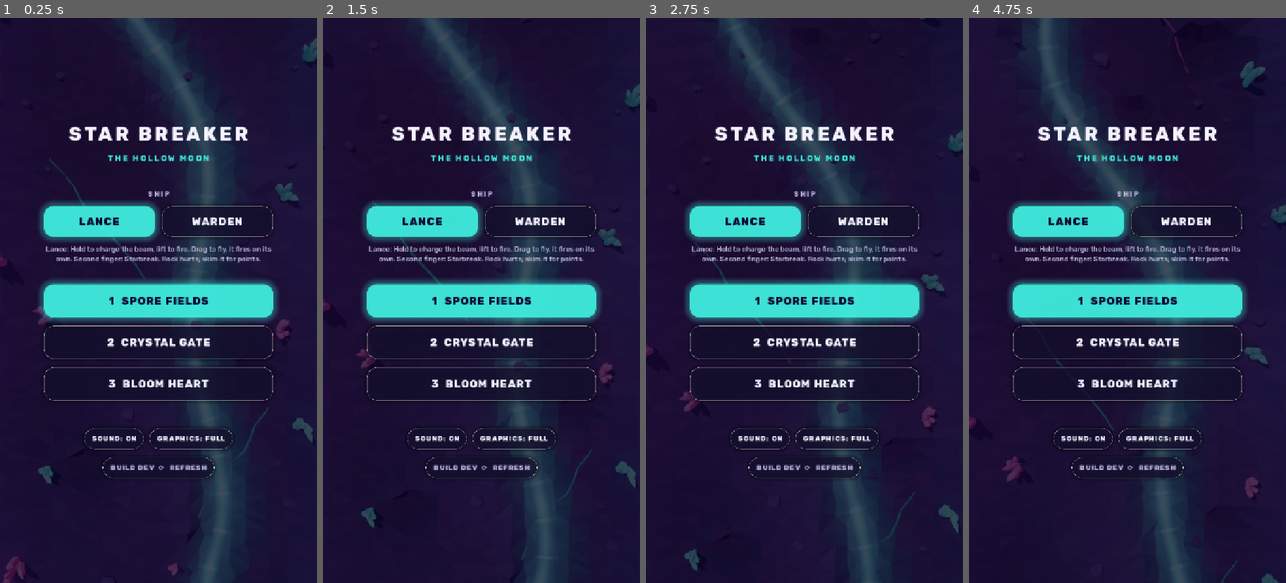
Above: before the commit, frames 1-4 (left to right).
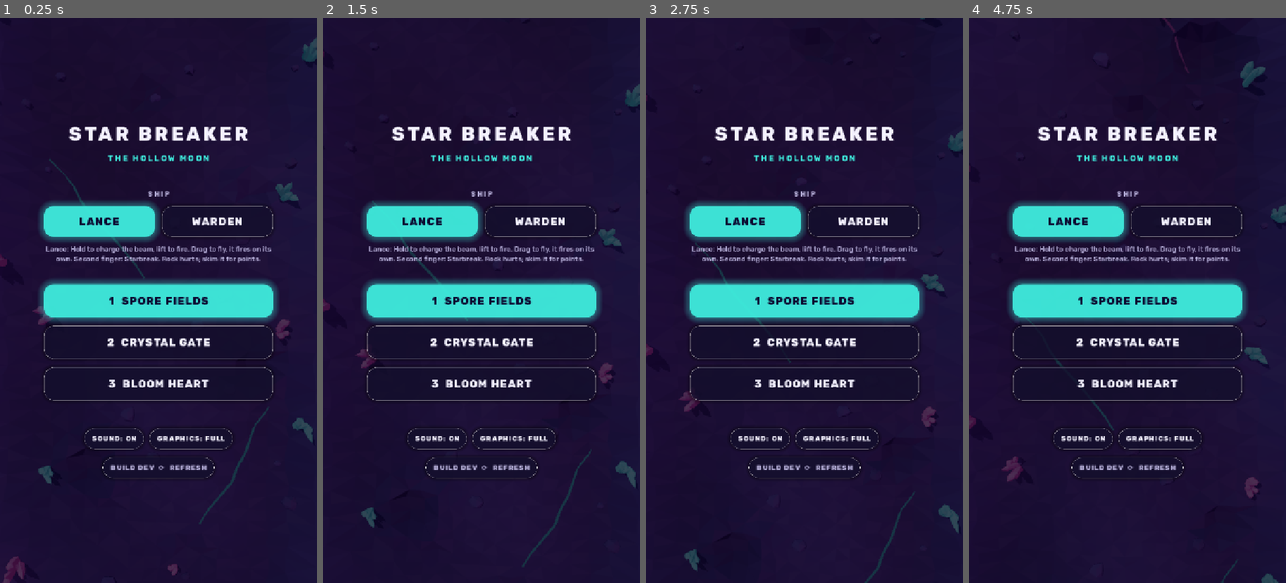
Above: after the commit, the same moments.

Repository: guillaumefont/games
Game: Godot game, scene res://scenes/boot.tscn
Two runs of this game, one before a commit and one after it. Both use one fixed random seed, a clock stepped at 60 frames per second and the inputs below.
Inputs (mouse positions are in pixels of both pictures, inside the frame that each line leads up to):
- Up to frame 1 (0.25 s): no input
- Up to frame 2 (1.5 s): drag from (481, 300) to (513, 176) at 0.52 s; click "LANCE" at 1.25 s
- Up to frame 3 (2.75 s): drag from (741, 328) to (788, 413) at 2.02 s
- Up to frame 4 (4.75 s): move the mouse to (1159, 176) at 2.77 s; hold Right 2.78-3.5 s; hold X 2.78-3.5 s; drag from (1111, 413) to (1032, 215) at 3.52 s; move the mouse to (1222, 385) at 4.27 s; hold Left from 4.28 s (still down); hold C from 4.28 s (still down); tap Space at 4.52 s

The runs differ from the first frame. In frame 1, 7.5% of the frame differs, in the area x 39-81%, y 0-100%; in frame 2, 7.1%; in frame 3, 7.0%; in frame 4, 7.1%.

Commit message:
Star Breaker: neon rivers run across the screen, so the ship crosses them
Co-Authored-By: Claude Opus 5.5 <noreply@anthropic.com>
Claude-Session: https://claude.ai/code/session_01VxP4fpoxk96DfLK7mWdjr1

Diff:
--- a/star-breaker/scripts/terrain.gd
+++ b/star-breaker/scripts/terrain.gd
@@ -95,38 +95,54 @@
 		if d < 1.0:
 			h -= float(cr[3]) * (1.0 - d * d)
 		h += float(cr[3]) * 0.55 * exp(-pow((d - 1.0) / 0.28, 2.0))
-	# the neon river cuts its bed through everything
-	var rd := x - river_x(wy)
-	if absf(rd) < 40.0:
+	# neon rivers cut their beds right across the floor
+	var rd := river_dy(x, wy)
+	if absf(rd.x) < 40.0:
 		# a flat bed between sloping banks
-		var carve := 1.0 - smoothstep(RIVER_BANK * 0.55, RIVER_BANK * 1.5, absf(rd))
+		var carve := 1.0 - smoothstep(RIVER_BANK * 0.55, RIVER_BANK * 1.5, absf(rd.x))
 		h = lerpf(h, RIVER_BED, carve)
 	return h
 
 
-## The neon river: it swings in from one side of the screen, meanders across the floor for a
-## while and leaves again; each visit alternates cyan and pink.
+## Neon rivers run across the screen, so the ship flies over them as the moon scrolls by:
+## one chance of a river per RIVER_CELL units, meandering a little from side to side, cyan or
+## pink.
 const RIVER_BED := -9.0
-const RIVER_BANK := 13.0
+const RIVER_BANK := 11.0
 const RIVER_W := 4.2
-const RIVER_FREQ := 0.0021
-
-
-## How much the river is on screen around `wy` (0 gone, 1 fully in).
-static func river_on(wy: float) -> float:
-	return smoothstep(-0.2, 0.35, sin(wy * RIVER_FREQ + 0.4))
-
-
-## The river's centre line at world distance `wy` (far off to a side while it is away).
-static func river_x(wy: float) -> float:
-	var meander := 34.0 * sin(wy * 0.0105 + 0.7) + 15.0 * sin(wy * 0.027 + 2.1)
-	var side := 1.0 if fposmod(floorf((wy * RIVER_FREQ + 0.4) / TAU), 2.0) < 1.0 else -1.0
-	return meander + side * (1.0 - river_on(wy)) * 280.0
-
-
-## 0 for a cyan visit of the river, 1 for a pink one.
-static func river_kind(wy: float) -> int:
-	return int(fposmod(floorf((wy * RIVER_FREQ + 0.4 + PI) / TAU), 2.0))
+const RIVER_CELL := 380.0
+static var _rivers := {}
+
+
+## River `k` (by cell): [world y of its centre line, phase, kind (0 cyan, 1 pink)], or [].
+static func river(k: int) -> Array:
+	if _rivers.has(k):
+		return _rivers[k]
+	var out := []
+	if k >= 1 and h2(k, 11.3) < 0.8:
+		out = [(k + 0.25 + h2(k, 12.7) * 0.5) * RIVER_CELL, h2(k, 13.1) * TAU, int(h2(k, 14.9) * 2.0) % 2]
+	_rivers[k] = out
+	return out
+
+
+## Where river `r` crosses stage-wide x (its centre line's world y).
+static func river_y(r: Array, x: float) -> float:
+	var ph: float = r[1]
+	return float(r[0]) + 16.0 * sin(x * 0.028 + ph) + 6.0 * sin(x * 0.071 + ph * 2.3)
+
+
+## Distance (world y) from the nearest river's centre line, and that river's kind.
+static func river_dy(x: float, wy: float) -> Vector2:
+	var k0 := floori(wy / RIVER_CELL)
+	var best := Vector2(1e9, 0)
+	for k in range(k0 - 1, k0 + 2):
+		var r := river(k)
+		if r.is_empty():
+			continue
+		var d := wy - river_y(r, x)
+		if absf(d) < absf(best.x):
+			best = Vector2(d, float(r[2]))
+	return best
 
 
 ## Colour of a ground face from its height and slope (sRGB). `pc` is `colors(pal)`.
@@ -225,9 +241,10 @@
 				# the river's light spills onto its banks
 				var cx := (p0.x + p1.x + p2.x) / 3.0
 				var cwy := y0 + (p0.y + p1.y + p2.y) / 3.0
-				var rd := absf(cx - Terrain.river_x(cwy))
+				var rv := Terrain.river_dy(cx, cwy)
+				var rd := absf(rv.x)
 				if rd < 30.0:
-					var rc: Color = pc.river[Terrain.river_kind(cwy)]
+					var rc: Color = pc.river[int(rv.y)]
 					col = col.lerp(rc, exp(-pow(rd / 15.0, 2.0)) * 0.55)
 				ground.tri(p0, p1, p2, col, Vector3.BACK)
 
@@ -283,38 +300,38 @@
 	return g
 
 
-## The river's ribbons in this chunk: a bright flowing core and a wide soft glow over it.
+## The rivers whose centre crosses this chunk: a bright flowing core and a wide soft glow,
+## running across the whole ground strip.
 static func _river(g: Node3D, len: float, y0: float, mats: Dictionary) -> void:
-	var steps := 24
-	var on := false
-	for k in [0, steps / 2, steps]:
-		on = on or absf(river_x(y0 + len * k / steps)) < 220.0
-	if not on:
-		return
 	var core := Acc.new()
 	var wide := Acc.new()
-	var prev := []
-	for k in steps + 1:
-		var ly := len * k / steps
-		var wy := y0 + ly
-		var x := river_x(wy)
-		var tx := river_x(wy + 0.5) - river_x(wy - 0.5)
-		var side := Vector3(1.0, -tx, 0).normalized()
-		var p := Vector3(x, ly, RIVER_BED + 1.2)
-		var row := [p, side, wy, river_kind(wy)]
-		if not prev.is_empty():
-			for spec in [[core, RIVER_W], [wide, RIVER_W * 3.4]]:
-				var acc: Acc = spec[0]
-				var w: float = spec[1]
-				var a0: Vector3 = prev[0] - prev[1] * w
-				var a1: Vector3 = prev[0] + prev[1] * w
-				var b0: Vector3 = p - side * w
-				var b1: Vector3 = p + side * w
-				var v0: float = prev[2] * 0.1
-				var v1: float = wy * 0.1
-				var c := Color(float(row[3]), 0, 0)
-				acc.quad_uv(a0, a1, b1, b0, Vector2(0, v0), Vector2(1, v0), Vector2(1, v1), Vector2(0, v1), c)
-		prev = row
+	var k0 := floori(y0 / RIVER_CELL)
+	for k in range(k0 - 1, k0 + 2):
+		var r := river(k)
+		if r.is_empty() or float(r[0]) < y0 or float(r[0]) >= y0 + len:
+			continue
+		var steps := 60
+		var prev := []
+		for i in steps + 1:
+			var x := lerpf(X0 - 130.0, X1 + 130.0, float(i) / steps)
+			var y := river_y(r, x) - y0
+			var ty := river_y(r, x + 0.5) - river_y(r, x - 0.5)
+			var side := Vector3(-ty, 1.0, 0).normalized()
+			var p := Vector3(x, y, RIVER_BED + 1.2)
+			if not prev.is_empty():
+				for spec in [[core, RIVER_W], [wide, RIVER_W * 3.4]]:
+					var acc: Acc = spec[0]
+					var w: float = spec[1]
+					var a0: Vector3 = prev[0] - prev[1] * w
+					var a1: Vector3 = prev[0] + prev[1] * w
+					var b0: Vector3 = p - side * w
+					var b1: Vector3 = p + side * w
+					var v0: float = prev[2] * 0.1
+					var v1: float = x * 0.1
+					acc.quad_uv(a0, a1, b1, b0, Vector2(0, v0), Vector2(1, v0), Vector2(1, v1), Vector2(0, v1), Color(float(r[2]), 0, 0))
+			prev = [p, side, x]
+	if core.count() == 0:
+		return
 	g.add_child(_mi(wide.mesh(), mats.river_glow, false))
 	g.add_child(_mi(core.mesh(), mats.river, false))
 
